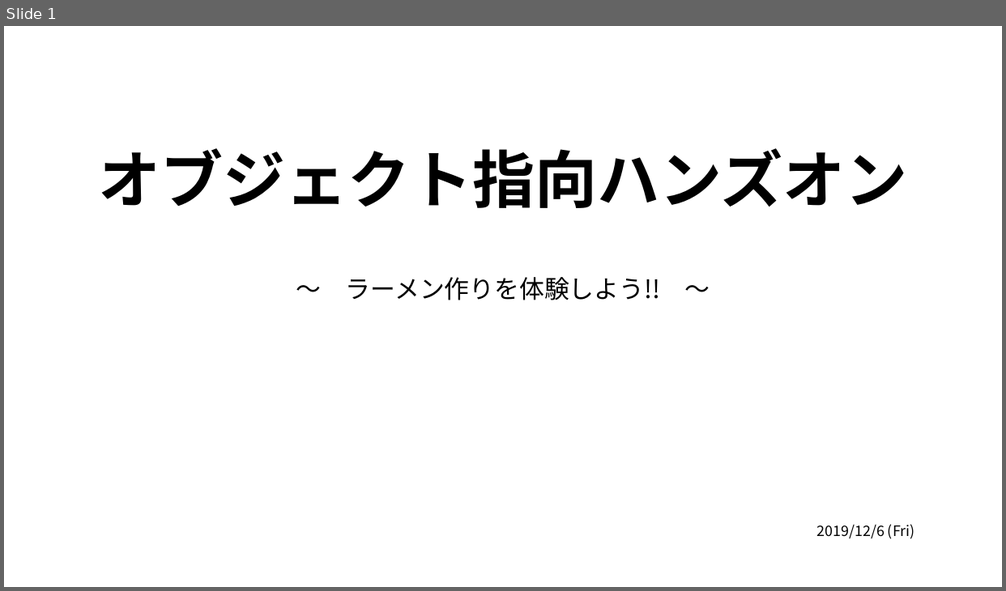
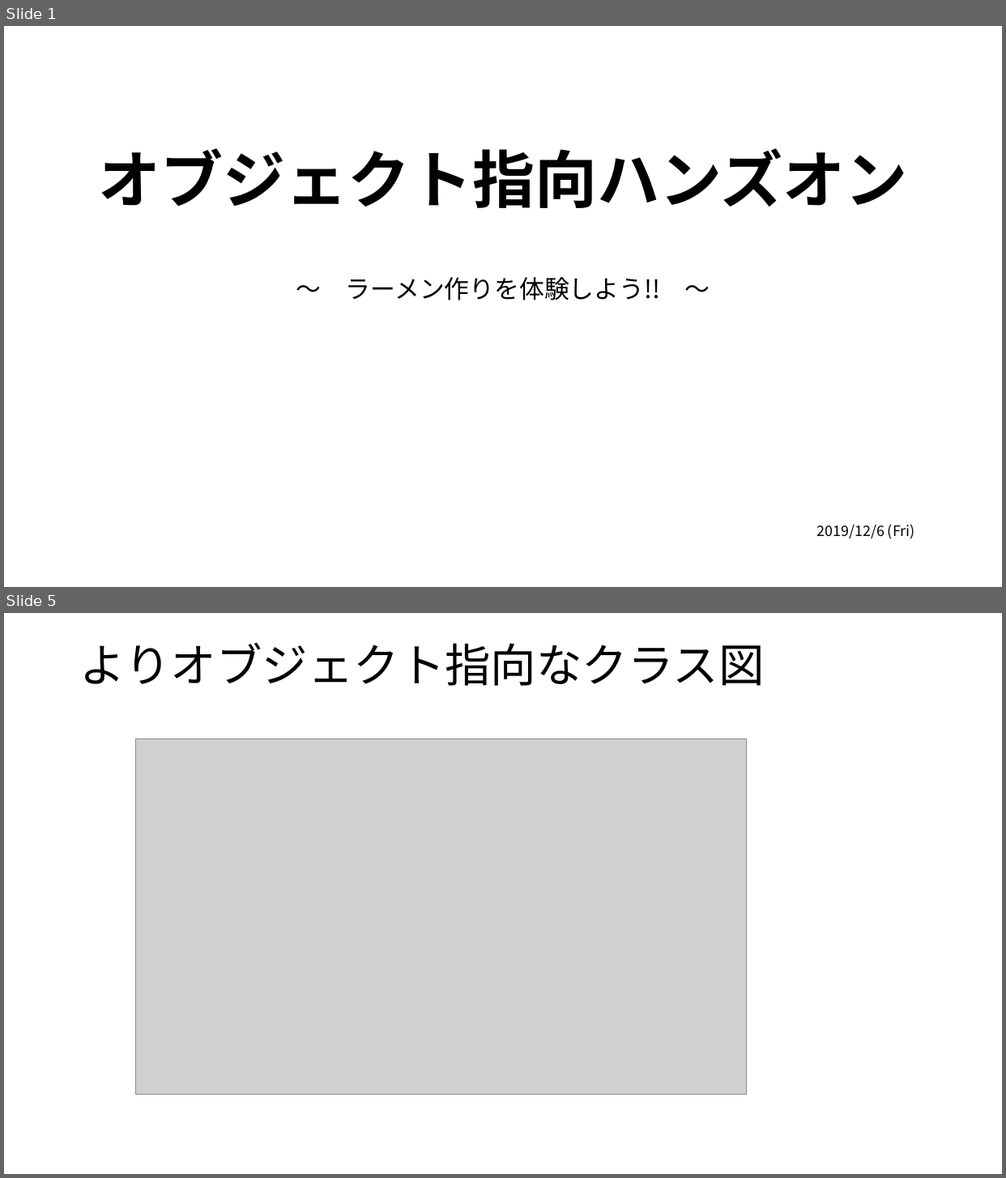
Before and after one commit to harima-molgroup/test, a slide deck: Education/Ramen/docs/オブジェクト指向ハンズオン.pptx. Shown one above the other, each under a label of ours: slide 1 before the commit, slides 1 and 5 after it; the slides between them are not shown. The pictures are 1006x591 and 1006x1178 pixels, drawn with LibreOffice and Linux fonts; fonts in the diff are those of the drawing; grey boxes stand for pictures. Boxes give left, top, right and bottom in pixels: in the first picture for what was removed or moved away, otherwise in the second. Text is boxed around its words. In the diff, an @@ line names an element or a change of style, - is before the commit and + after.

```diff
--- a/Education/Ramen/docs/オブジェクト指向ハンズオン.pptx
+++ b/Education/Ramen/docs/オブジェクト指向ハンズオン.pptx
@@ slide 5 added at bbox=[4, 613, 1002, 1174], background #FFFFFF @@
@@ title added at bbox=[80, 642, 765, 686], 44 pt, text #000000 @@
+よりオブジェクト指向なクラス図
@@ picture added at bbox=[136, 739, 747, 1095] @@
```
Also in this commit, not shown: 1 slide changed, 2 other slides added.
